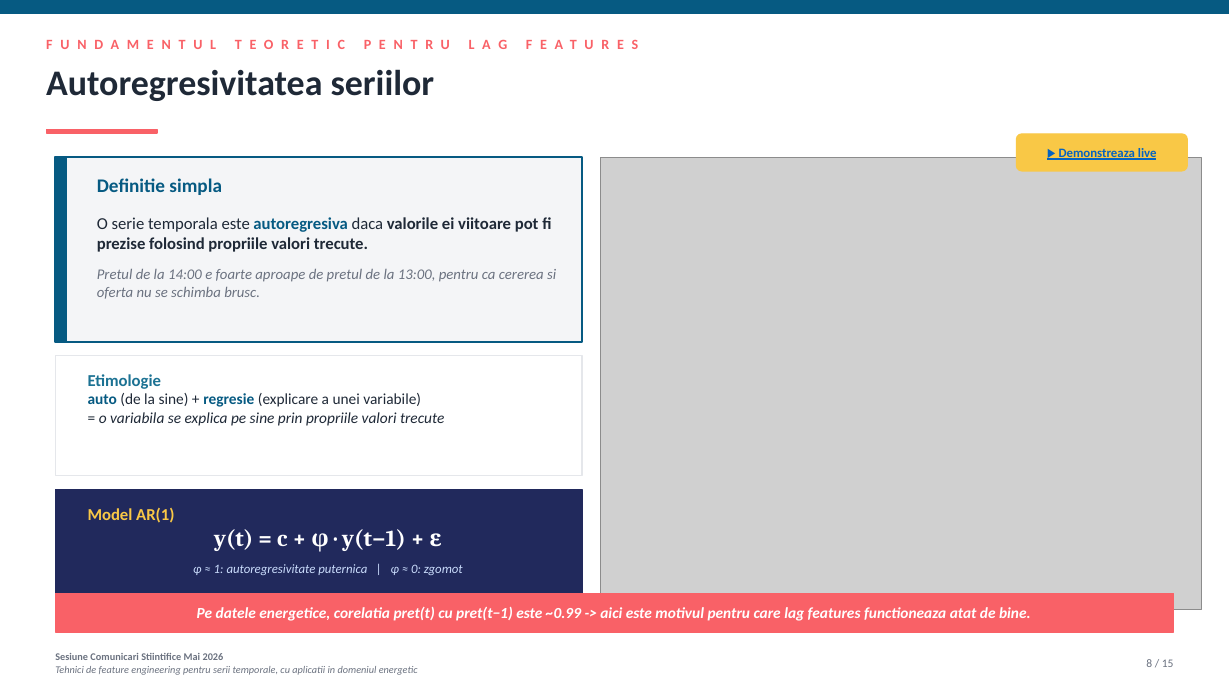
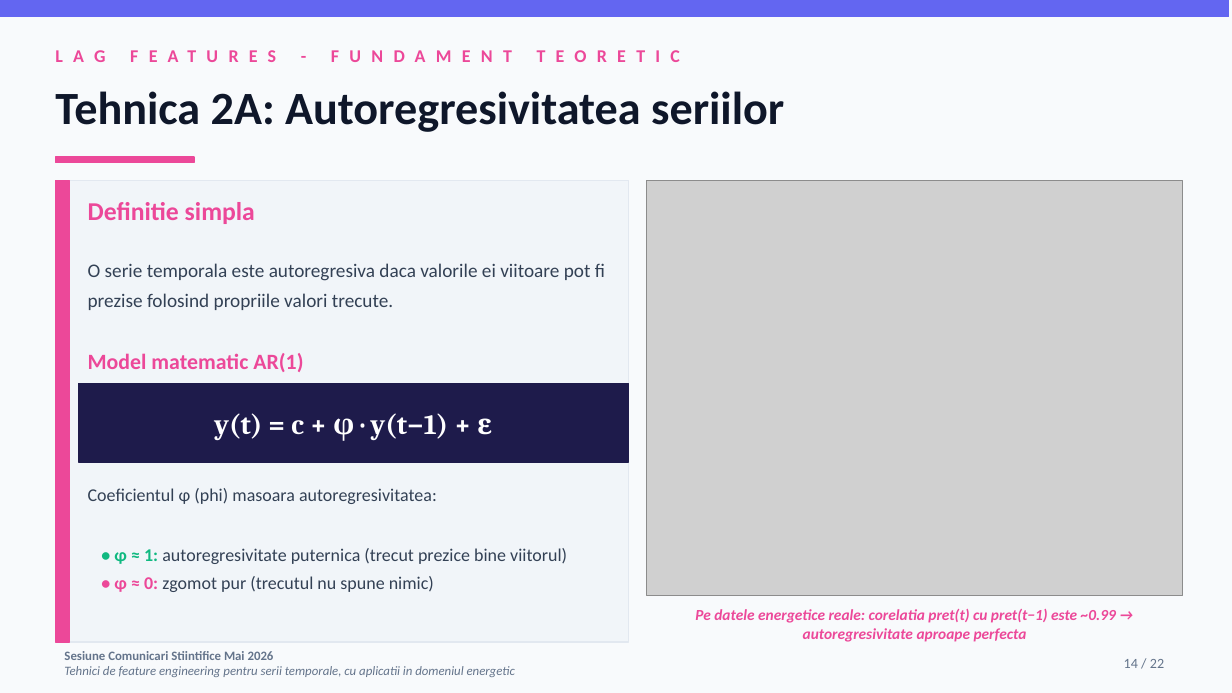
Before and after one commit to diana-nenu/Disertatie_AI_Platform, a slide deck: slide 14 of docs/SCSS/SCSS_FeatureEngineering_Diana_Nenu.pptx (slide 8 before the commit). Drawn at 1232x693 pixels with LibreOffice and Linux fonts; fonts in the diff are those of the drawing; grey boxes stand for pictures. Boxes give left, top, right and bottom in pixels: in the first picture for what was removed or moved away, otherwise in the second. Text is boxed around its words. In the diff, an @@ line names an element or a change of style, - is before the commit and + after.

Commit message:
SCSS pptx V2: rebuild complet - tema Modern Indigo, 22 slide-uri, animatii click
Refactorizare totala a prezentarii conform feedback-ului:

Structura noua (22 slide-uri vs 15):
* slide 1: titlu modern cu forme decorative
* slide 2: context lucrare cu 3 cifre evidentiate
* slide 3-5: cate un slide dedicat fiecarui set de date, cu 3 carduri
  per slide (Ce contine / La ce ne ajuta / Cum contribuie la scopul final)
  - explica concret semantica fiecarui set
* slide 6: diagrama lant Cerere -> Pret -> Oferta (de ce 3 seturi)
* slide 7: Problema 1 - datele brute (timestamp, valoare) sunt inutilizabile
* slide 8: Problema 2 - 4 pattern-uri ascunse (sezonalitate orara, ciclu
  saptamanal, autoregresivitate, trend/volatilitate)
* slide 9: Problema 3 - capcanele subtile (discontinuitati, data leakage)
* slide 10: cele 3 tehnici - overview
* slide 11-13: Tehnica 1 (Encoding ciclic) - 3 slide-uri (problema, sin/cos
  basics, solutia cerc orelor)
* slide 14-15: Tehnica 2 (Lag features) - autoregresivitate teorie + aplicare
* slide 16-17: Tehnica 3 (Rolling) - introducere + capcana shift(1)
* slide 18: cele 3 tehnici impreuna - sinergie
* slide 19: validare empirica - tabel 7 modele
* slide 20-21: concluzii pe 2 slide-uri
* slide 22: multumesc + 3 idei de retinut

Schimbari de design (cf. feedback):
* Tema noua 'Modern Indigo & Pink' (indigo 950/700/500/300 + pink 500 +
  amber accent) - inlocuieste vechea paleta Ocean Gradient
* Fonturi cu 25-30% mai mari peste tot (titluri 36pt, body 14-17pt vs 11-13)
* Hyperlinks/butoane 'Demonstreaza live' SCOASE complet (cf. cerere)
* Animatii fade-in pe click pentru blocurile principale - apar pe rand
  cand utilizatorul apasa Enter in modul Slideshow (max 8 per slide)
* Tranzitii FADE pastrate intre slide-uri
* GIF-urile animate (cerc ore, AR phi, shift1) pastrate

Toate cele 22 slide-uri rulate cu nbclient OK.

```diff
--- a/docs/SCSS/SCSS_FeatureEngineering_Diana_Nenu.pptx
+++ b/docs/SCSS/SCSS_FeatureEngineering_Diana_Nenu.pptx
@@ background #FFFFFF to #F8FAFC @@
@@ rectangle at [0,0,1229,17]: fill #065A82 to #6366F1; outline #065A82 1 pt to #6366F1 1 pt @@
@@ text at [55,91,784,132]: text changed; size 28 to 36 pt; text colour #1F2937 to #0F172A @@
-Autoregresivitatea seriilor
+Tehnica 2A: Autoregresivitatea seriilor
@@ rounded rectangle removed at [1017,134,1188,171] @@
@@ text removed at [1059,148,1157,160] @@
-▶ Demonstreaza live
@@ rectangle: place and size @@
-rectangle at [46,129,157,133]
+rectangle at [55,157,194,163]
@@ rectangle at [55,157,194,163]: fill #F96167 to #EC4899; outline #F96167 1 pt to #EC4899 1 pt @@
@@ rectangle removed at [55,157,582,342] @@
@@ rectangle removed at [55,157,67,342] @@
@@ rectangle added at [55,180,628,642], fill #F1F5F9, outline #E2E8F0 1 pt @@
@@ rectangle added at [55,180,69,642], fill #EC4899, outline #EC4899 1 pt @@
@@ text "Definitie simpla": place and size @@
-text "Definitie simpla" at [97,178,222,195]
+text "Definitie simpla" at [88,202,255,224]
@@ text "Definitie simpla" at [88,202,255,224]: size 15 to 20 pt, text colour #065A82 to #EC4899 @@
@@ picture: place and size @@
-picture at [601,157,1202,610]
+picture at [647,180,1183,596]
@@ text "O serie temporala este autoregresiva ...": place and size @@
-text "O serie temporala este autoregresiva ..." at [97,217,556,299]
+text "O serie temporala este autoregresiva ..." at [88,263,605,310]
@@ text "O serie temporala este autoregresiva ..." at [88,263,605,310]: size 13 to 15 pt; text colour #1F2937 to #334155 in "O serie temporala este daca valorile ei ..."; text colour #065A82 to #334155 in "autoregresiva"; bold off in "autoregresiva valorile ei viitoare pot fi prezise ..."; line spacing 1 to 1.3; vertical alignment top to middle @@
@@ text at [97,269,556,299]: paragraph removed @@
-Pretul de la 14:00 e foarte aproape de pretul de la 13:00, pentru ca cererea si oferta nu se schimba brusc.
@@ text at [439,270,861,621]: text changed; size 11 to 14 pt; text colour #F96167 to #EC4899 @@
-FUNDAMENTUL TEORETIC PENTRU LAG FEATURES
+LAG FEATURES - FUNDAMENT TEORETIC
@@ text added at [88,353,303,372], 17 pt, text #EC4899, bold @@
+Model matematic AR(1)
@@ rectangle: place and size @@
-rectangle at [55,356,582,476]
+rectangle at [79,384,628,462]
@@ rectangle at [79,384,628,462]: fill #FFFFFF to #1E1B4B; outline #E5E7EB 1 pt to #1E1B4B 1 pt @@
@@ text removed at [88,374,444,426] @@
-Etimologie
-auto (de la sine) + regresie (explicare a unei variabile)
-= o variabila se explica pe sine prin propriile valori trecute
@@ text added at [214,413,492,441], 22 pt, text #FFFFFF, bold @@
+y(t) = c + φ · y(t−1) + ε
@@ rectangle removed at [55,490,582,619] @@
@@ text added at [88,488,437,504], 14 pt, text #334155 @@
+Coeficientul φ (phi) masoara autoregresivitatea:
@@ text "• φ ≈ 1: autoregresivitate ..." at [114,548,567,592]: vertical alignment top to middle @@
@@ text at [114,548,567,592]: text changed; size 10 to 14 pt; text colour #CADCFC to #334155; italic off @@
-Model AR(1)
-y(t) = c + φ · y(t−1) + ε
-φ ≈ 1: autoregresivitate puternica | φ ≈ 0: zgomot
+• φ ≈ 1: autoregresivitate puternica (trecut prezice bine viitorul)
+• φ ≈ 0: zgomot pur (trecutul nu spune nimic)
@@ rectangle removed at [55,593,1174,632] @@
@@ text at [695,609,1116,642]: text changed; text colour #FFFFFF to #EC4899 @@
-Pe datele energetice, corelatia pret(t) cu pret(t−1) este ~0.99 -> aici este motivul pentru care lag features functioneaza atat de bine.
+Pe datele energetice reale: corelatia pret(t) cu pret(t−1) este ~0.99 → autoregresivitate aproape perfecta
@@ text "Sesiune Comunicari Stiintifice Mai 2026": place and size @@
-text "Sesiune Comunicari Stiintifice Mai 2026" at [55,653,418,675]
+text "Sesiune Comunicari Stiintifice Mai 2026" at [64,651,515,677]
@@ text "Sesiune Comunicari Stiintifice Mai 2026" at [64,651,515,677]: size 8 to 10 pt, text colour #6B7280 to #64748B @@
@@ text added at [1124,659,1164,668], 11 pt, text #64748B @@
+14 / 22
@@ text removed at [1146,659,1174,667] @@
-8 / 15
```
Also in this commit, not shown: 5 other slides changed, 16 slides added, 9 slides removed.
